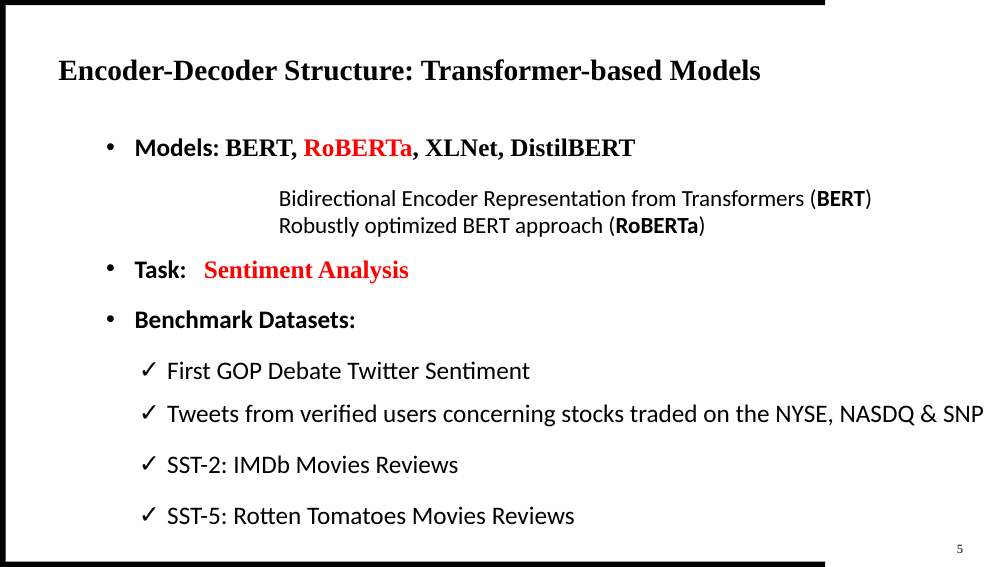
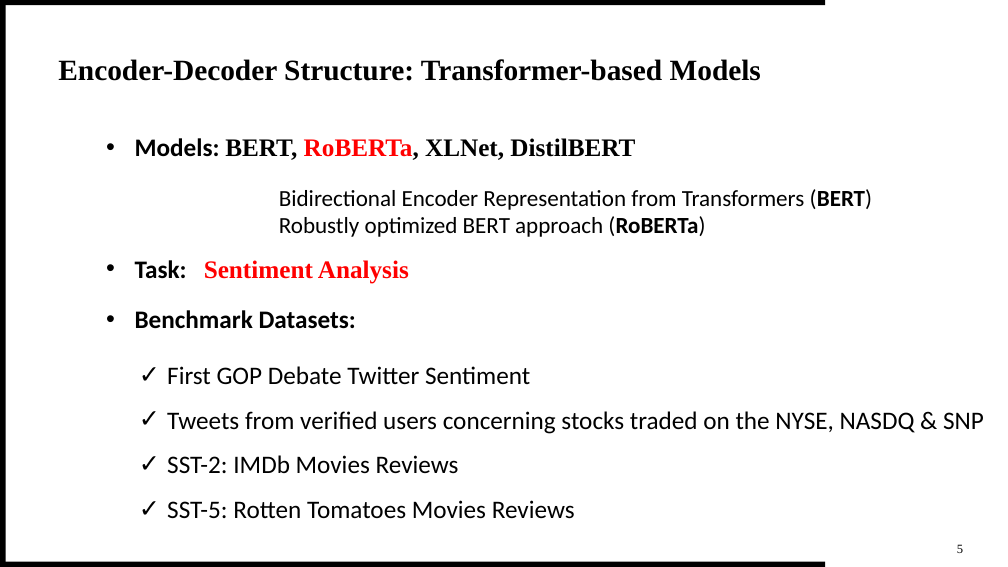
Before and after one commit to theQuert/inlpfun, a slide deck: slide 7 of Lab/REP.pptx. Drawn at 1008x567 pixels with LibreOffice and Linux fonts; fonts in the diff are those of the drawing. Boxes give left, top, right and bottom in pixels: in the first picture for what was removed or moved away, otherwise in the second. Text is boxed around its words. In the diff, an @@ line names an element or a change of style, - is before the commit and + after.

```diff
--- a/Lab/REP.pptx
+++ b/Lab/REP.pptx
@@ text "First GOP Debate Twitter Sentiment": place and size @@
-text "First GOP Debate Twitter Sentiment" at bbox=[167, 361, 530, 380]
+text "First GOP Debate Twitter Sentiment" at bbox=[167, 366, 530, 385]
@@ text "Tweets from verified users concerning ...": place and size @@
-text "Tweets from verified users concerning ..." at bbox=[167, 404, 984, 427]
+text "Tweets from verified users concerning ..." at bbox=[167, 411, 984, 434]
@@ text "SST-5: Rotten Tomatoes Movies Reviews": place and size @@
-text "SST-5: Rotten Tomatoes Movies Reviews" at bbox=[167, 506, 575, 525]
+text "SST-5: Rotten Tomatoes Movies Reviews" at bbox=[167, 500, 575, 519]
```
Also in this commit, not shown: 3 other slides changed.
